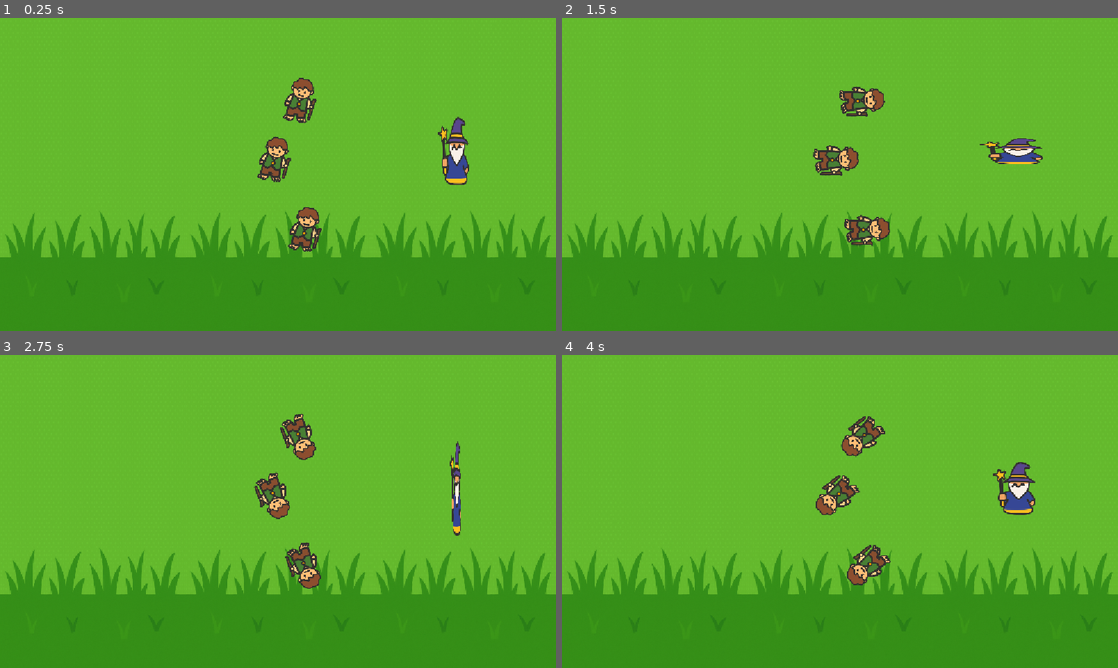
Above: before the commit, frames 1-4 (two rows, left to right).
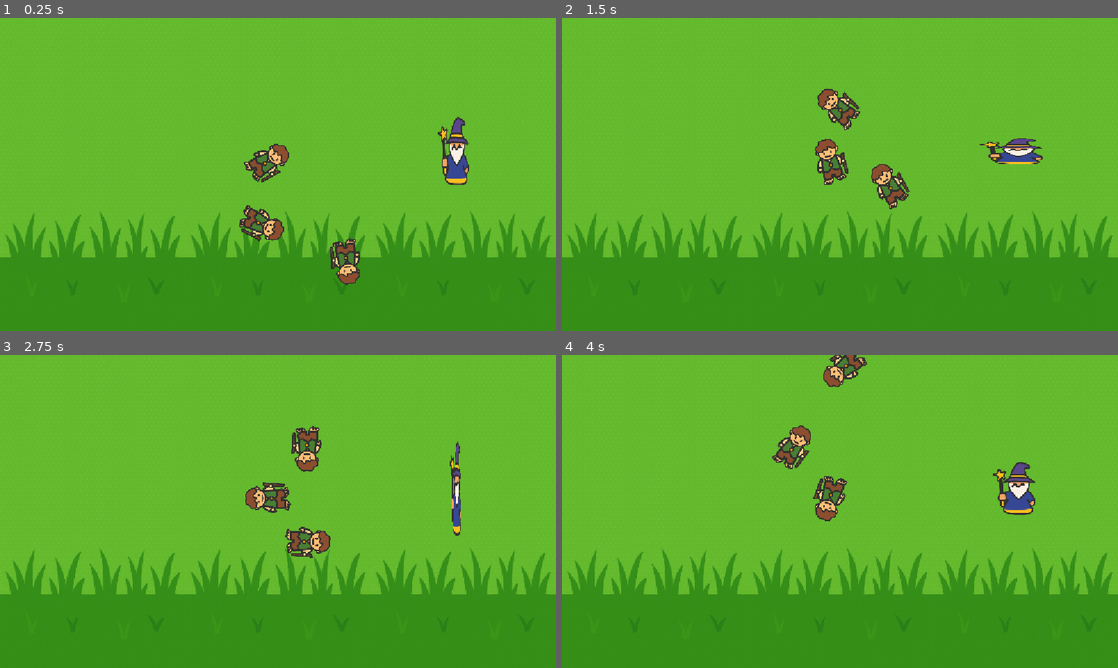
Above: after the commit, the same moments.

Repository: ligarius20fps/kurs-godot
Game: Godot game, scene res://Scenes/World/World.tscn
Same seed, same stepped clock (60 frames per second), same inputs: the game is played once before the commit and once after it.
Inputs:
- Up to frame 1 (0.25 s): no input
- Up to frame 2 (1.5 s): no input
- Up to frame 3 (2.75 s): no input
- Up to frame 4 (4 s): no input

The runs differ from the first frame. In frame 1, 3.0% of the frame differs, in the area x 43-65%, y 19-86%; in frame 2, 2.8%; in frame 3, 2.5%; in frame 4, 3.0%.

Commit message:
cykl życia węzła

Diff:
--- a/dice-catcher/Scenes/Hero/Hero.gd
+++ b/dice-catcher/Scenes/Hero/Hero.gd
@@ -1,12 +1,29 @@
 class_name Hero
 extends Node2D
 
+var p_f: int = 0
+var ph_f: int = 0
+
+func _init() -> void:
+	print("_init(%s %s)" % [get_instance_id(), name])
+
+func _enter_tree() -> void:
+	print("_enter_tree(%s %s)" % [get_instance_id(), name])
+
+func _exit_tree() -> void:
+	print("_exit_tree(%s %s)" % [get_instance_id(), name])
 
 # Called when the node enters the scene tree for the first time.
 func _ready() -> void:
-	pass # Replace with function body.
+	print("_ready(%s %s)" % [get_instance_id(), name])
 
 
 # knajt się kręci
 func _process(delta: float) -> void:
-	rotate(delta)
+	p_f += 1
+	print("_process %d" % p_f)
+	rotate(4* delta)
+
+func _physics_process(_delta: float) -> void:
+	ph_f += 1
+	print("_physics_process %d" % ph_f)
--- a/dice-catcher/Scenes/World/World.tscn
+++ b/dice-catcher/Scenes/World/World.tscn
@@ -12,13 +12,13 @@
 metadata/_edit_lock_ = true
 
 [node name="Hero" parent="." unique_id=600294332 instance=ExtResource("2_xf6vi")]
-position = Vector2(568, 293)
+position = Vector2(555, 297)
 
-[node name="Hero2" parent="." unique_id=1671881505 instance=ExtResource("2_xf6vi")]
-position = Vector2(632, 438)
+[node name="Hero2" parent="Hero" unique_id=2119238479 instance=ExtResource("2_xf6vi")]
+position = Vector2(103, 81)
 
-[node name="Hero3" parent="." unique_id=605157033 instance=ExtResource("2_xf6vi")]
-position = Vector2(621, 171)
+[node name="Hero2" parent="Hero/Hero2" unique_id=668715372 instance=ExtResource("2_xf6vi")]
+position = Vector2(-3, -192)
 
 [node name="Wizard" parent="." unique_id=490389942 instance=ExtResource("3_ouhkt")]
 position = Vector2(947, 276)
